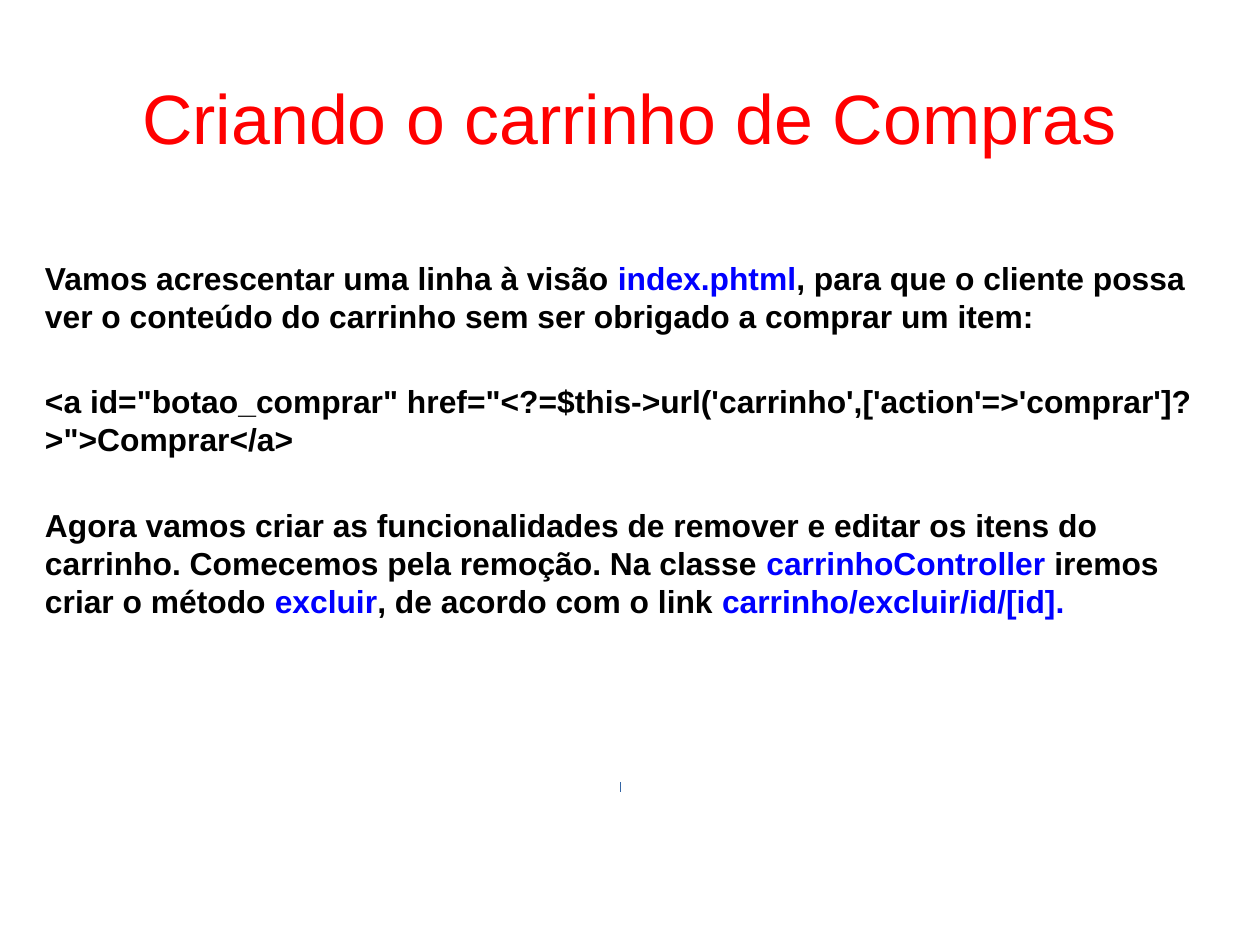
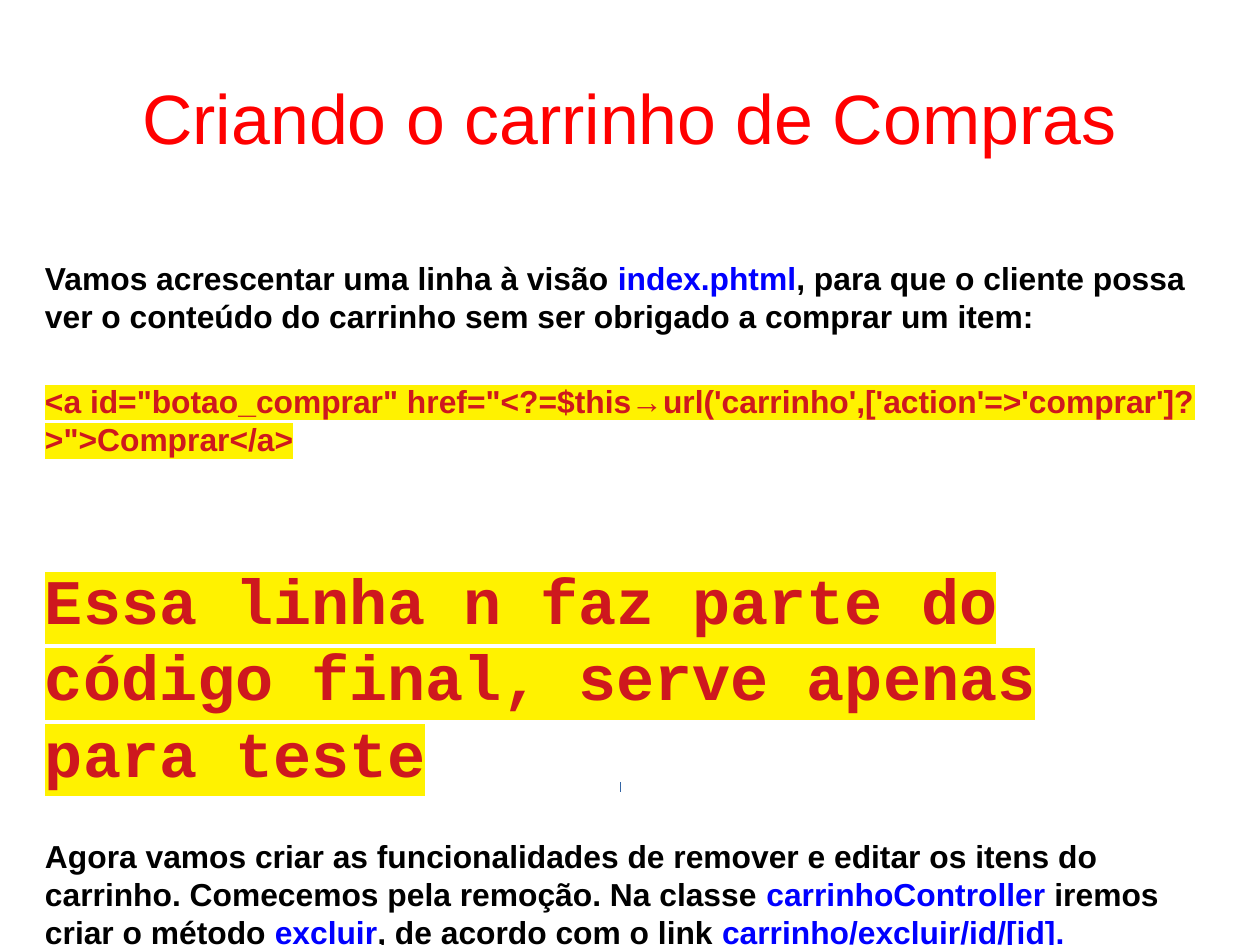
Before and after one commit to fgsl/lojasacme, a slide deck: slide 92 of docs/tutorial.odp. Drawn at 1260x945 pixels with LibreOffice and Linux fonts; fonts in the diff are those of the drawing. Boxes give left, top, right and bottom in pixels: in the first picture for what was removed or moved away, otherwise in the second. Text is boxed around its words. In the diff, an @@ line names an element or a change of style, - is before the commit and + after.

```diff
--- a/docs/tutorial.odp
+++ b/docs/tutorial.odp
@@ text at <box>45,389,1194,791</box>: text changed; text colour #000000 to #CE181E @@
-<a id="botao_comprar" href="<?=$this->url('carrinho',['action'=>'comprar']?>">Comprar</a>
+<a id="botao_comprar" href="<?=$this→url('carrinho',['action'=>'comprar']?>">Comprar</a>
+Essa linha n faz parte do código final, serve apenas para teste
```
Also in this commit, not shown: 36 other slides changed, 1 slide removed, 5 other files.
